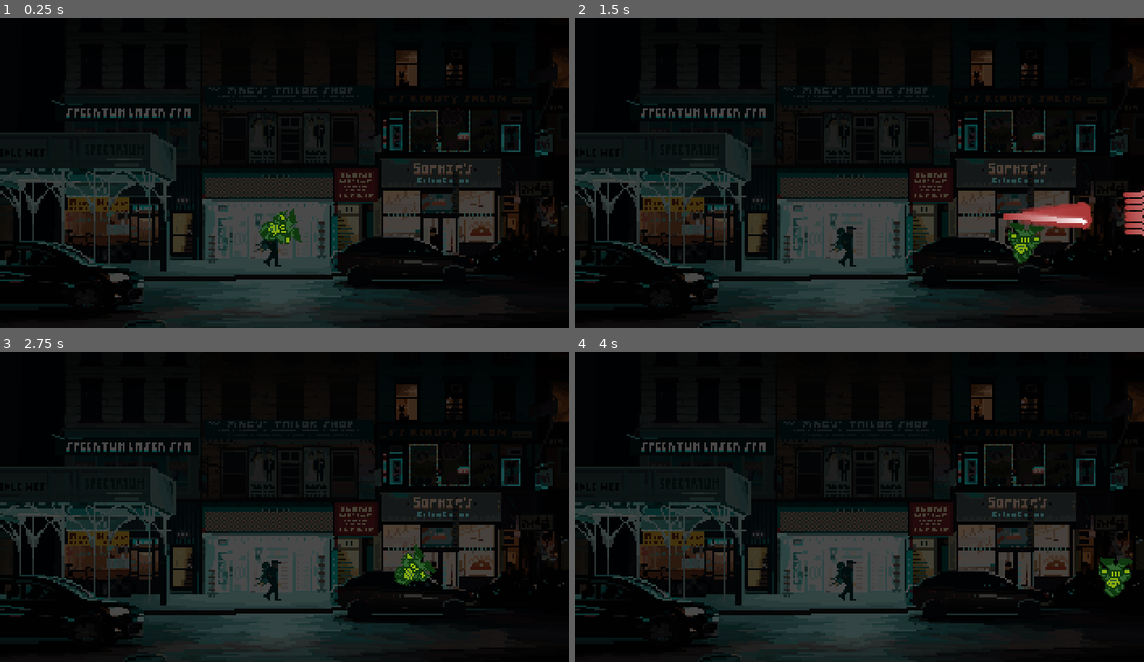
Above: before the commit, frames 1-4 (two rows, left to right).
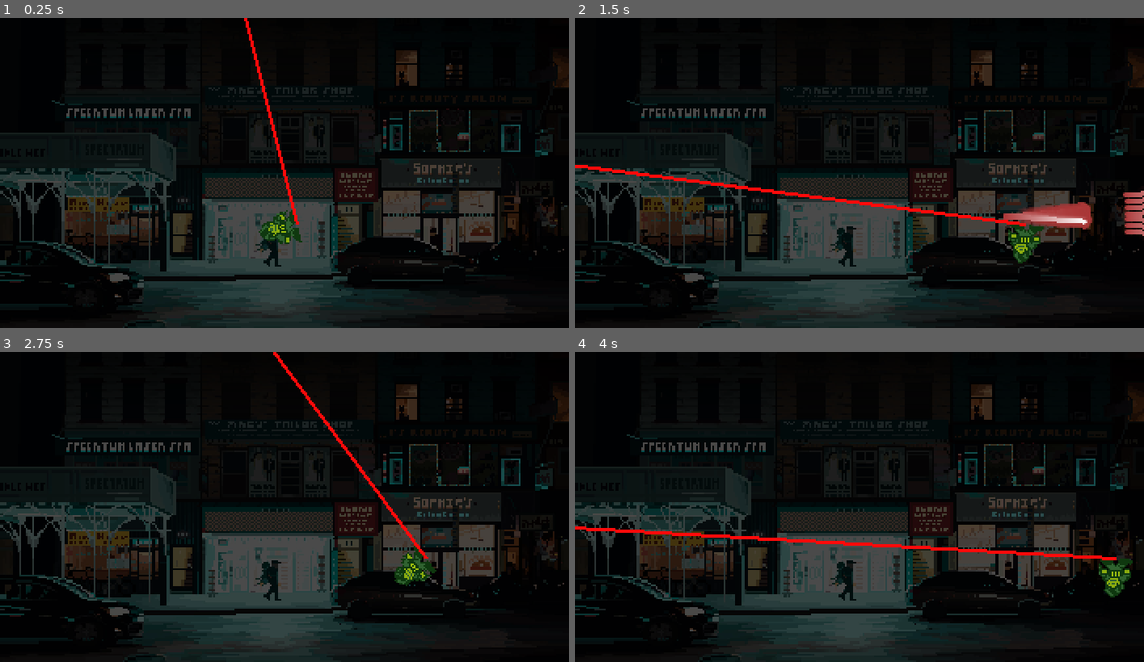
Above: after the commit, the same moments.

Repository: blacksagres/streets-of-evil
Game: Godot game, scene res://world.tscn
Same seed, same stepped clock (60 frames per second), same inputs: the game is played once before the commit and once after it. Sound files missing from this copy of the repository are replaced by a short silence.
Inputs (mouse positions are in pixels of both pictures, inside the frame that each line leads up to):
- Up to frame 1 (0.25 s): no input
- Up to frame 2 (1.5 s): tap Enter (ui_accept) at 0.5, 0.77 s; move the mouse to (984, 157) at 0.52 s; hold Right (move_right) from 0.53 s (still down); tap Space (shoot) at 0.6, 1.35 s; move the mouse to (745, 188) at 1.27 s
- Up to frame 3 (2.75 s): tap Enter (ui_accept) at 1.52 s; move the mouse to (341, 438) at 2.02 s; release Right (move_right) at 2.03 s; hold Left (move_left) from 2.03 s (still down); tap Space (shoot) at 2.1 s
- Up to frame 4 (4 s): move the mouse to (831, 569) at 2.77 s; release Left (move_left) at 2.78 s; hold Right (move_right) from 2.78 s (still down); tap Space (shoot) at 2.85, 3.6 s; tap Enter (ui_accept) at 3.02, 3.77 s; move the mouse to (1030, 553) at 3.52 s

The runs differ from the first frame. In frame 1, 0.4% of the frame differs, in the area x 42-53%, y 0-67%; in frame 2, 0.8%; in frame 3, 0.5%; in frame 4, 1.0%, in the area x 0-96%, y 56-68%.

Commit message:
we rotatin the laser

Diff:
--- a/characters/player.gd
+++ b/characters/player.gd
@@ -4,7 +4,9 @@
 @onready var animation_player := $AnimationPlayer
 @onready var character_sprite := $PlayerSprites
 
-# External dependencies
+@onready var laser_sight := $LaserSight
+
+# External dependencies, weapons, equipment, etc
 
 @export var BULLET : PackedScene
 
@@ -27,6 +29,7 @@
 func _physics_process(delta: float) -> void:
 	handle_gravity(delta)
 	handle_movement_input()
+	handle_laser_sight()
 	handle_command_input()
 
 	handle_animation(current_state)
@@ -34,6 +37,9 @@
 	# Process movement and execute it in game
 	move_and_slide()
 
+func handle_laser_sight() -> void:
+	# Rotates the laser together with the character
+	laser_sight.points = [Vector2.ZERO, Vector2.RIGHT * 1000]
 
 # COMMAND INPUTS
 # Reference: https://github.com/Unchained112/SimpleTopDownShooterTemplate2D/tree/main
--- a/characters/player.tscn
+++ b/characters/player.tscn
@@ -97,3 +97,8 @@
 &"": SubResource("AnimationLibrary_evndh")
 }
 autoplay = "idle"
+
+[node name="LaserSight" type="Line2D" parent="."]
+points = PackedVector2Array(7, -17)
+width = 2.0
+default_color = Color(1, 0.04, 0.04, 1)
